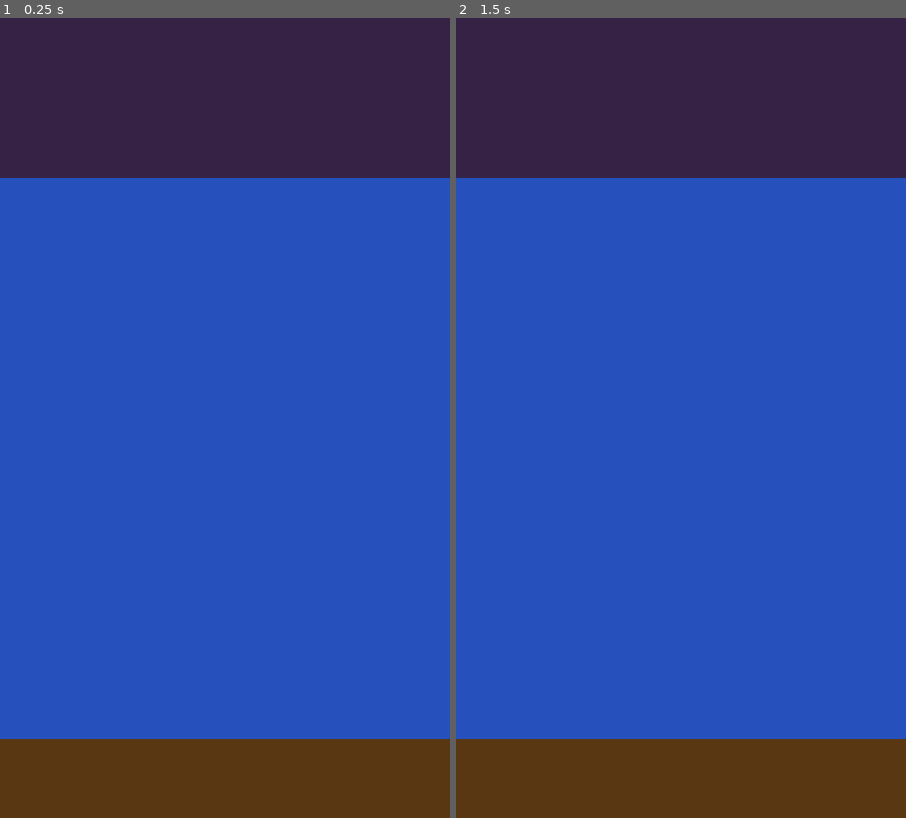
Above: before the commit, frames 1-2 (left to right).
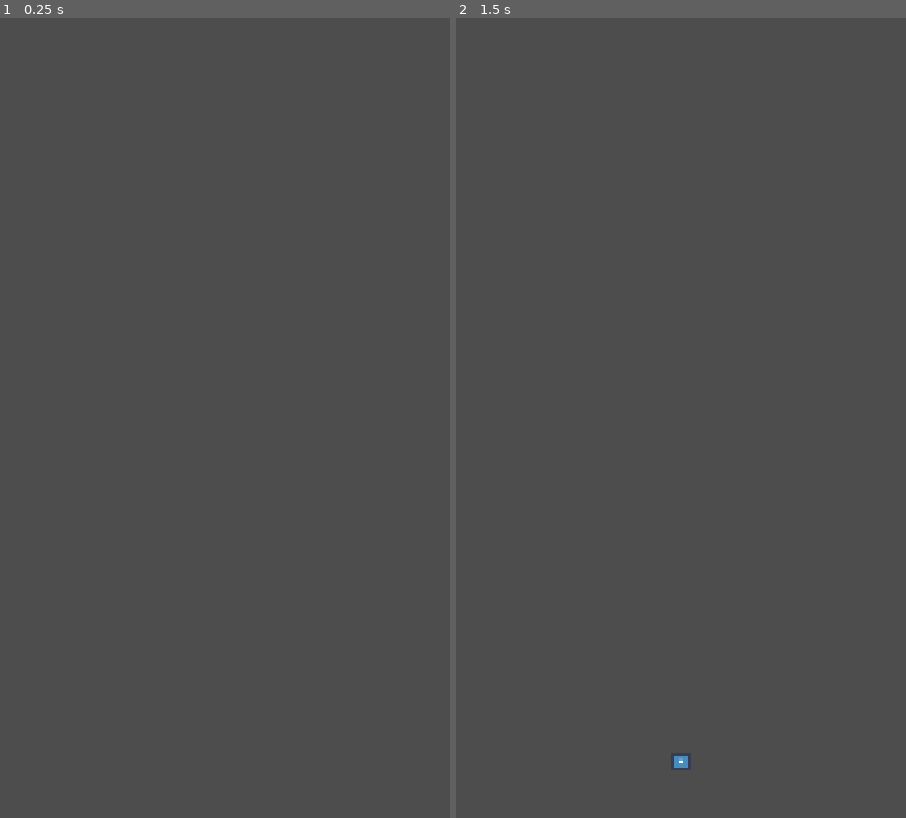
Above: after the commit, the same moments.

Repository: GRCosta/Tactical-Breaker
Game: Godot game, scene res://Scenes/main.tscn
Same seed, same stepped clock (60 frames per second), same inputs: the game is played once before the commit and once after it. The engine's default icon, where the game draws it, is replaced by a stand-in: a white triangle on a blue panel in a dark square.
Inputs (mouse positions are in pixels of both pictures, inside the frame that each line leads up to):
- Up to frame 1 (0.25 s): no input
- Up to frame 2 (1.5 s): tap Enter at 0.5 s; move the mouse to (780, 378) at 0.52 s; click (780, 378) at 0.67 s; tap Space at 1.25 s; drag from (591, 458) to (681, 738) at 1.27 s

The runs differ from the first frame. In frame 1, 100% of the frame differs, in the area x 0-100%, y 0-100%; in frame 2, 100%.

Commit message:
Fixed visibility issues wit the ball and UI layer. The UI Layer is not the decoration for the level!!

Diff:
--- a/tactical-breaker/Scenes/ball.tscn
+++ b/tactical-breaker/Scenes/ball.tscn
@@ -1,11 +1,30 @@
 [gd_scene format=3 uid="uid://71pv5g5phw0w"]
+
+[ext_resource type="Script" uid="uid://k16ffqmsasc0" path="res://Scripts/Ball.gd" id="1_d60mj"]
+[ext_resource type="Texture2D" uid="uid://801rinuksfty" path="res://icon.svg" id="2_ij5cq"]
 
 [sub_resource type="PhysicsMaterial" id="PhysicsMaterial_rmwm4"]
 friction = 0.0
 bounce = 1.0
 
+[sub_resource type="ShaderMaterial" id="ShaderMaterial_376qj"]
+
+[sub_resource type="CircleShape2D" id="CircleShape2D_d60mj"]
+
 [node name="Ball" type="RigidBody2D" unique_id=571438944]
+z_index = 10
 physics_material_override = SubResource("PhysicsMaterial_rmwm4")
 gravity_scale = 0.0
 contact_monitor = true
 max_contacts_reported = 1
+script = ExtResource("1_d60mj")
+
+[node name="Sprite2D" type="Sprite2D" parent="." unique_id=605469478]
+material = SubResource("ShaderMaterial_376qj")
+position = Vector2(-1.7881393e-07, -4.7683716e-07)
+scale = Vector2(0.35, 0.35)
+texture = ExtResource("2_ij5cq")
+
+[node name="CollisionShape2D" type="CollisionShape2D" parent="." unique_id=816208540]
+scale = Vector2(3, 3)
+shape = SubResource("CircleShape2D_d60mj")
--- a/tactical-breaker/Scenes/block.tscn
+++ b/tactical-breaker/Scenes/block.tscn
@@ -6,6 +6,7 @@
 [sub_resource type="RectangleShape2D" id="RectangleShape2D_i67tl"]
 
 [node name="Block" type="StaticBody2D" unique_id=1374218057]
+z_index = 10
 script = ExtResource("1_8o1l4")
 
 [node name="CollisionShape2D" type="CollisionShape2D" parent="." unique_id=440890437]
--- a/tactical-breaker/Scenes/main.tscn
+++ b/tactical-breaker/Scenes/main.tscn
@@ -1,9 +1,11 @@
 [gd_scene format=3 uid="uid://xervlbfjop7p"]
 
 [ext_resource type="Script" uid="uid://bkj4cfvwbtu1m" path="res://Scripts/Main.gd" id="1_jjgbg"]
+[ext_resource type="PackedScene" uid="uid://71pv5g5phw0w" path="res://Scenes/ball.tscn" id="2_8gbba"]
+[ext_resource type="Script" uid="uid://bc3ex7rg5ifpn" path="res://Scripts/Slingshot.gd" id="2_bo1nx"]
 
 [sub_resource type="RectangleShape2D" id="RectangleShape2D_jjgbg"]
-size = Vector2(1080, 4)
+size = Vector2(1080, 8)
 
 [sub_resource type="SegmentShape2D" id="SegmentShape2D_jjgbg"]
 a = Vector2(-6.1035156e-05, -54000000)
@@ -22,14 +24,10 @@
 
 [node name="Main" type="Node2D" unique_id=111328412]
 script = ExtResource("1_jjgbg")
-
-[node name="PlayArea" type="Node2D" parent="." unique_id=1852430950]
-
-[node name="BlockContainer" type="Node2D" parent="PlayArea" unique_id=325538496]
-
-[node name="ProjectileContainer" type="Node2D" parent="PlayArea" unique_id=771470384]
+ball_scene = ExtResource("2_8gbba")
 
 [node name="UILayer" type="CanvasLayer" parent="." unique_id=844665149]
+layer = 0
 
 [node name="UIManager" type="Control" parent="UILayer" unique_id=802657525]
 layout_mode = 3
@@ -38,6 +36,7 @@
 anchor_bottom = 1.0
 grow_horizontal = 2
 grow_vertical = 2
+mouse_filter = 2
 
 [node name="VBoxContainer" type="VBoxContainer" parent="UILayer/UIManager" unique_id=437980364]
 layout_mode = 1
@@ -46,25 +45,29 @@
 anchor_bottom = 1.0
 grow_horizontal = 2
 grow_vertical = 2
+mouse_filter = 2
 theme_override_constants/separation = 0
 
 [node name="Header" type="ColorRect" parent="UILayer/UIManager/VBoxContainer" unique_id=936101493]
+self_modulate = Color(1, 1, 1, 0)
 layout_mode = 2
 size_flags_vertical = 3
-size_flags_stretch_ratio = 2.0
+size_flags_stretch_ratio = 1.5
+mouse_filter = 2
 color = Color(0.20992655, 0.13527879, 0.2648144, 1)
 
 [node name="ArenaSpace" type="ColorRect" parent="UILayer/UIManager/VBoxContainer" unique_id=1430425958]
+self_modulate = Color(1, 1, 1, 0)
 layout_mode = 2
 size_flags_vertical = 3
 size_flags_stretch_ratio = 7.0
+mouse_filter = 2
 color = Color(0.1505194, 0.31492436, 0.73261213, 1)
 
 [node name="Deadzone" type="Area2D" parent="UILayer/UIManager/VBoxContainer/ArenaSpace" unique_id=1377370845]
-position = Vector2(540, 1344)
+position = Vector2(540, 1340)
 
 [node name="CollisionShape2D" type="CollisionShape2D" parent="UILayer/UIManager/VBoxContainer/ArenaSpace/Deadzone" unique_id=62387713]
-position = Vector2(0, -2)
 shape = SubResource("RectangleShape2D_jjgbg")
 
 [node name="Walls" type="Node2D" parent="UILayer/UIManager/VBoxContainer/ArenaSpace" unique_id=1180003538]
@@ -90,12 +93,27 @@
 scale = Vector2(0.5, 2.5)
 shape = SubResource("SegmentShape2D_8gbba")
 
+[node name="Slingshot" type="Node2D" parent="UILayer/UIManager/VBoxContainer/ArenaSpace" unique_id=335361053]
+position = Vector2(540, 1330)
+script = ExtResource("2_bo1nx")
+
+[node name="Paddle" type="CharacterBody2D" parent="UILayer/UIManager/VBoxContainer/ArenaSpace" unique_id=297071059]
+position = Vector2(540, 1330)
+
 [node name="Footer" type="ColorRect" parent="UILayer/UIManager/VBoxContainer" unique_id=1247243359]
+self_modulate = Color(1, 1, 1, 0)
 layout_mode = 2
 size_flags_vertical = 3
+size_flags_stretch_ratio = 1.5
+mouse_filter = 2
 color = Color(0.34499997, 0.2160734, 0.07180188, 1)
 
-[node name="Paddle" type="CharacterBody2D" parent="." unique_id=297071059]
+[node name="PlayArea" type="Node2D" parent="." unique_id=1852430950]
+position = Vector2(0, 285)
+
+[node name="BlockContainer" type="Node2D" parent="PlayArea" unique_id=325538496]
+
+[node name="ProjectileContainer" type="Node2D" parent="PlayArea" unique_id=771470384]
 
 [node name="Line2D" type="Line2D" parent="." unique_id=701418924]
 width = 5.0
--- a/tactical-breaker/Scripts/Ball.gd
+++ b/tactical-breaker/Scripts/Ball.gd
@@ -9,6 +9,8 @@
 func _ready() -> void:
 	# Locking the rotation since we don't need that for now.
 	lock_rotation = true
+	# Adding the collision signal to the own object
+	body_entered.connect(_on_body_entered)
 
 func launch(direction: Vector2):
 	is_active = true
--- a/tactical-breaker/Scripts/GameManager.gd
+++ b/tactical-breaker/Scripts/GameManager.gd
@@ -29,7 +29,7 @@
 
 # Called when the node enters the scene tree for the first time.
 func _ready() -> void:
-	print(" Tactical Breaker: GameManager Initialized")
+	print("Tactical Breaker: GameManager Initialized")
 
 # Game loop mechanic to change strate in each section of the game
 func change_state(new_state: GameState):
--- a/tactical-breaker/Scripts/Main.gd
+++ b/tactical-breaker/Scripts/Main.gd
@@ -10,11 +10,12 @@
 	# Connecting to the Game Manager states
 	GameManager.state_changed.connect(_on_state_changed)
 	# Start the game in the Shop phase
-	GameManager.change_state(GameManager.GameState.SHOP)
+	#GameManager.change_state(GameManager.GameState.SHOP)
+	GameManager.change_state(GameManager.GameState.AIM)  # ___ REMOVE AFTER DEBUG ___ #
 
 func _on_state_changed(new_state):
 	if new_state == GameManager.GameState.RESOLUTION:
-		_resolve_turn
+		_resolve_turn()
 
 func _resolve_turn():
 	# SEQUENCE
@@ -27,17 +28,31 @@
 	GameManager.change_state(GameManager.GameState.SHOP)
 
 func spawn_and_launch(direction:Vector2):
+	# 1. Safety Check: Make sure the ball.tscn is dragged into the Inspector
 	if ball_scene == null:
-		print("Error: No ball_scene assigned to Main!!!")
+		print("Critical Error: No ball_scene assigned to Main!!!")
 		return
+	# 2. Safety check: Is the Container missing?
+	if not projectile_container:
+		print("Critical Error: Projectile Container not found!!")
 
-		var new_ball = ball_scene.instantiate()
-		projectile_container.add_child(new_ball)
+	# 3. Instantiate the ball
+	var new_ball = ball_scene.instantiate()
+	projectile_container.add_child(new_ball)
 
-		# Connecting the ball movement to states
+	# 4. [DEBUG] Setting the ball into a fixed position
+	new_ball.position = Vector2(540, 1500)
+
+	# 5. Add it to the tree
+	projectile_container.add_child(new_ball)
+	print('Success! We got them balls!')
+
+	# 6. Signal check
+	if new_ball.has_signal("returned_to_base"):
 		new_ball.returned_to_base.connect(_on_ball_returned)
 
-		new_ball.launch(direction)
+	# 7. FIRE(ball)!!!
+	new_ball.launch(direction)
 
 func _on_ball_returned():
 	if projectile_container.get_child_count() <= 1:
--- a/tactical-breaker/Scripts/Slingshot.gd
+++ b/tactical-breaker/Scripts/Slingshot.gd
@@ -8,21 +8,43 @@
 var current_direction: Vector2
 
 
+func _ready():
+	print("Slingshot is alive and waiting...")
+	# Force state to AIM if GameManager isn't doing it yet
+	if GameManager.current_state != GameManager.GameState.AIM:
+		GameManager.change_state(GameManager.GameState.AIM)
+
 func _input(event: InputEvent) -> void:
-	# Only allow aiming if the GameManager is ready
-	if GameManager.current_state != GameManager.GameState.AIM:
-		return
-	if event is InputEventScreenTouch or event is InputEventMouseButton:
-		if event.pressed:
-			is_dragging = true
-			start_touch_pos = event.position
-		elif is_dragging:
-			is_dragging = false
-			launch_ball()
-		if event is InputEventScreenDrag or event is InputEventMouseMotion:
-			if is_dragging:
-				update_trajectory(event.position)
+	#___DEBUG___#
+	#if event is InputEventMouseButton and event.pressed:
+	#	print("Mouse clicked at: ", event.position)
+	#
+	## Only allow aiming if the GameManager is ready
+	#if GameManager.current_state != GameManager.GameState.AIM:
+	#	return
+	#if event is InputEventScreenTouch or event is InputEventMouseButton:
+	#	if event.pressed:
+	#		is_dragging = true
+	#		start_touch_pos = event.position
+	#	elif is_dragging:
+	#		is_dragging = false
+	#		launch_ball()
+	#	if event is InputEventScreenDrag or event is InputEventMouseMotion:
+	#		if is_dragging:
+	#			update_trajectory(event.position)
+	if event is InputEventMouseButton and event.pressed:
+		print("1. Mouse Click Detected")
+		if GameManager.current_state != GameManager.GameState.AIM:
+			print("   - FAILED: GameManager state is: ", GameManager.GameState.keys()[GameManager.current_state])
+			return
 
+		is_dragging = true
+		start_touch_pos = event.position
+
+	elif event is InputEventMouseButton and not event.pressed and is_dragging:
+		print("2. Mouse Released")
+		is_dragging = false
+		launch_ball()
 
 func update_trajectory(touch_pos:Vector2):
 	var drag_vec = start_touch_pos - touch_pos
@@ -30,6 +52,19 @@
 	queue_redraw()
 
 func launch_ball():
-	# Main scene spawn and fire the ball
-	get_parent().get_parent().spawn_and_launch(current_direction)
-	GameManager.change_state(GameManager.GameState.ACTION)
+	## Main scene spawn and fire the ball
+	#var main_node = get_tree().root.find_child("Main", true, false)
+	#
+	#if main_node:
+	#	main_node.spawn_and_launch(current_direction)
+	#	GameManager.change_state(GameManager.GameState.ACTION)
+	#else:
+	#	print("ERROR: Slingshot could not find the Main Node!!")
+	print("3. Attempting to Launch...")
+	var main_node = get_tree().root.find_child("Main", true, false)
+	if main_node:
+		print("4. Main Node Found! Calling spawn_and_launch")
+		main_node.spawn_and_launch(current_direction)
+		GameManager.change_state(GameManager.GameState.ACTION)
+	else:
+		print("4. ERROR: Main Node NOT found in the tree!")
Not shown, added: .gitattributes
Not shown, changed: Game Design Document.md
